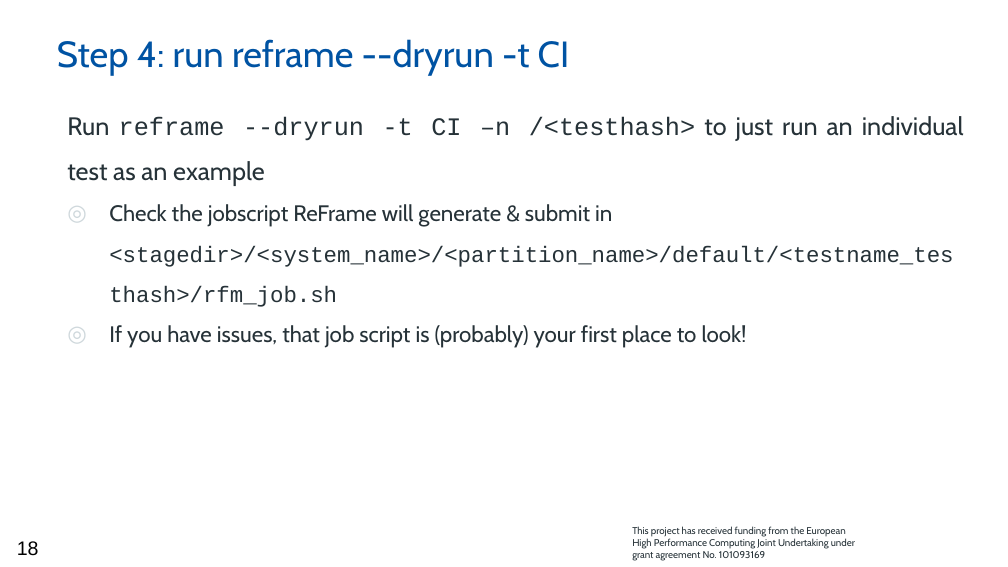
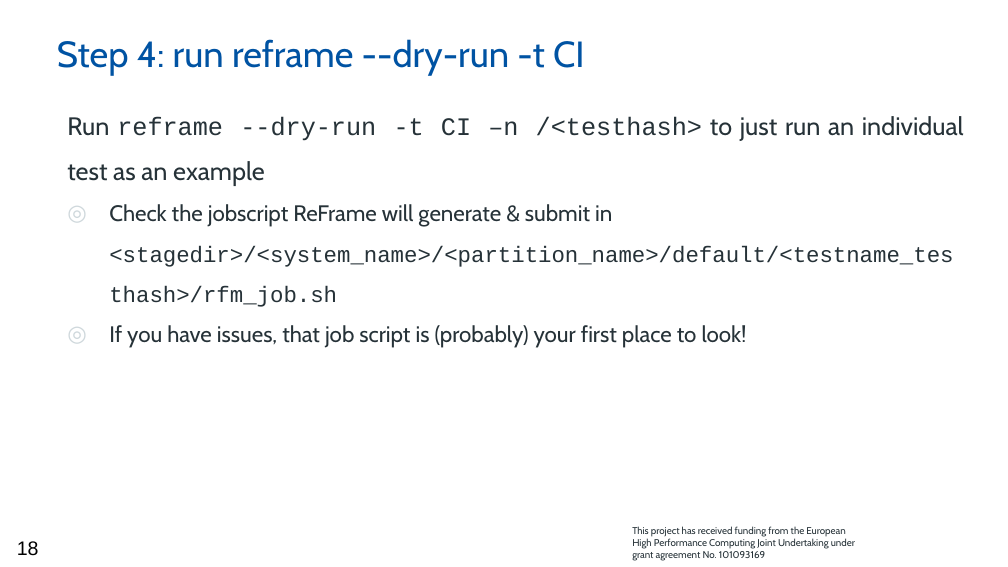
Before and after one commit to casparvl/EUM25, a slide deck: slide 18 of 2025-03 - EESSI test suite at EUM25.pptx. Drawn at 1008x567 pixels with LibreOffice and Linux fonts; fonts in the diff are those of the drawing; background and template pictures are left out. Boxes give left, top, right and bottom in pixels: in the first picture for what was removed or moved away, otherwise in the second. Text is boxed around its words. In the diff, an @@ line names an element or a change of style, - is before the commit and + after.

Commit message:
Fixed typo --dryrun to --dry-run

```diff
--- a/2025-03 - EESSI test suite at EUM25.pptx
+++ b/2025-03 - EESSI test suite at EUM25.pptx
@@ text at [57,39,585,76]: text changed @@
-Step 4: run reframe --dryrun -t CI
+Step 4: run reframe --dry-run -t CI
@@ text at [67,116,964,186]: text changed @@
-Run reframe --dryrun -t CI –n /<testhash> to just run an individual test as an example
+Run reframe --dry-run -t CI –n /<testhash> to just run an individual test as an example
```
Also in this commit, not shown: 1 other slide changed, 1 other file.
